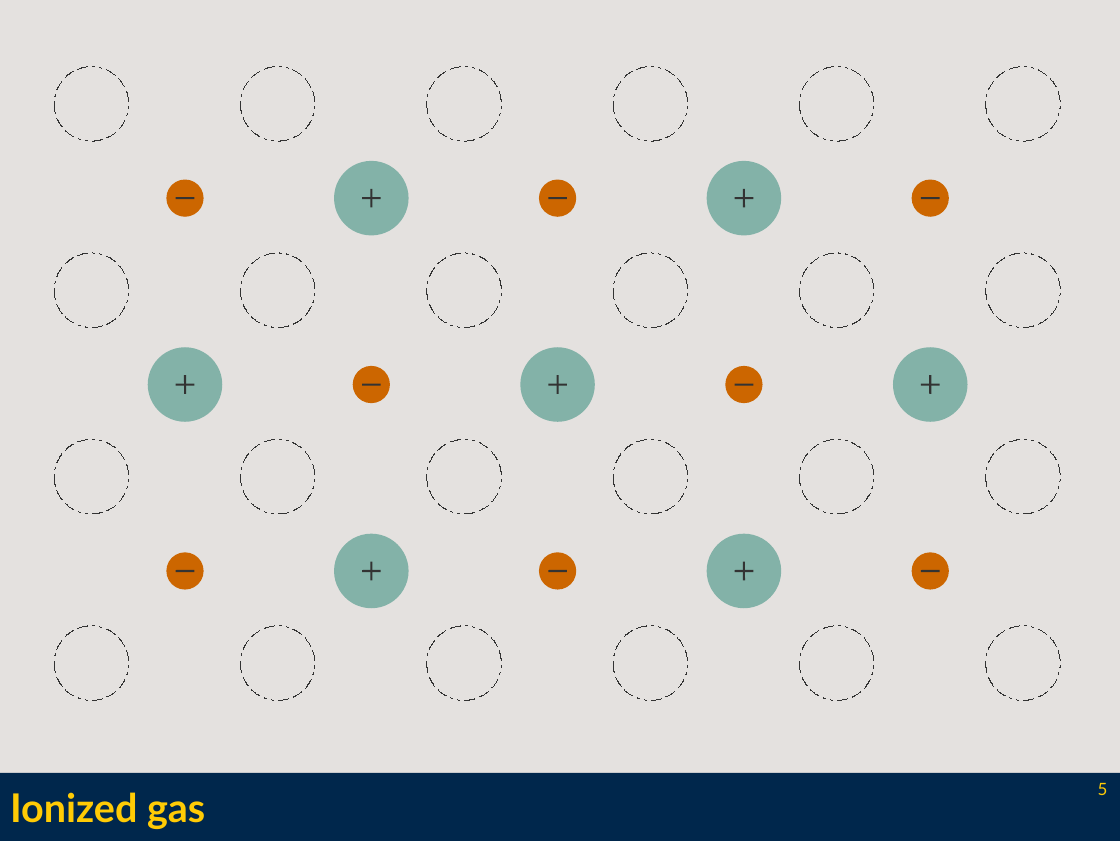
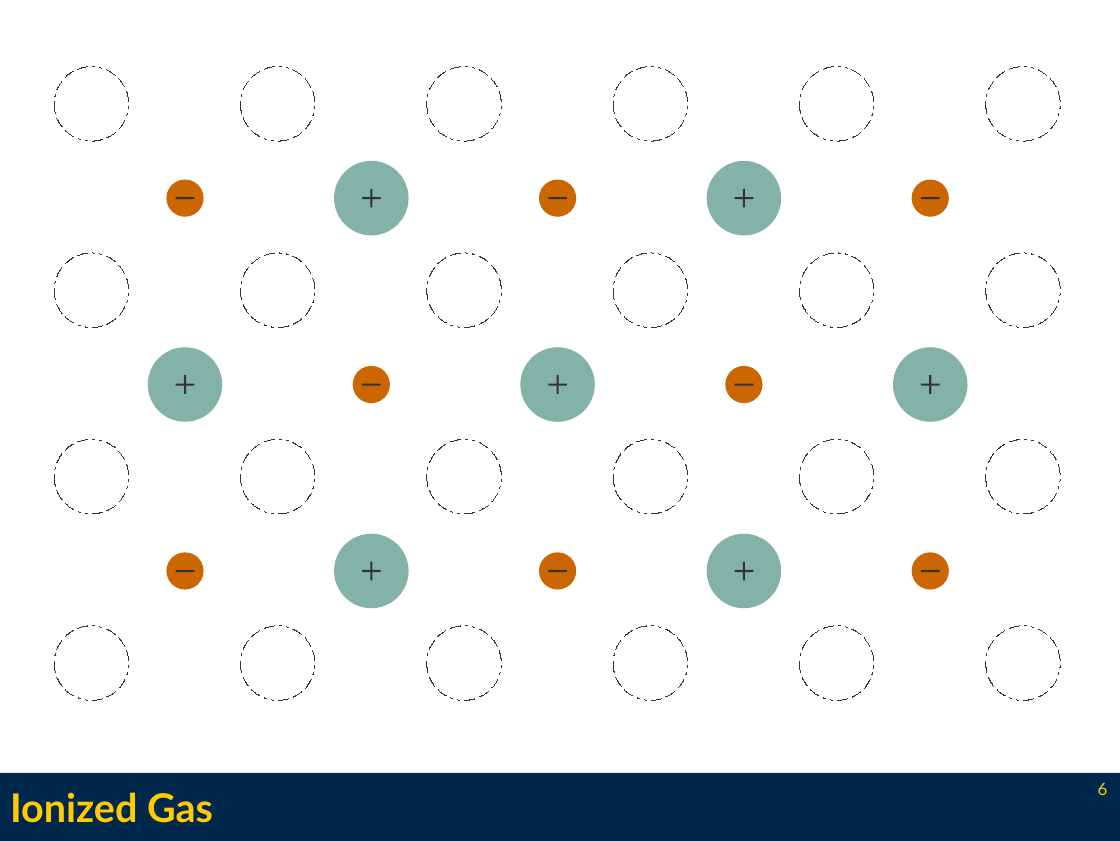
Before and after one commit to l3enny/dissertation, a slide deck: slide 6 of defense/presentation.odp (slide 5 before the commit). Drawn at 1120x841 pixels with LibreOffice and Linux fonts; fonts in the diff are those of the drawing. Boxes give left, top, right and bottom in pixels: in the first picture for what was removed or moved away, otherwise in the second. Text is boxed around its words. In the diff, an @@ line names an element or a change of style, - is before the commit and + after.

```diff
--- a/defense/presentation.odp
+++ b/defense/presentation.odp
@@ background #E4E1DF to #FFFFFF @@
@@ title at (10,792,213,823): text changed @@
-Ionized gas
+Ionized Gas
@@ page number at (1098,783,1108,795): text changed @@
-5
+6
```
Also in this commit, not shown: 16 other slides changed, 23 slides added, 2 slides removed, 13 other files.
